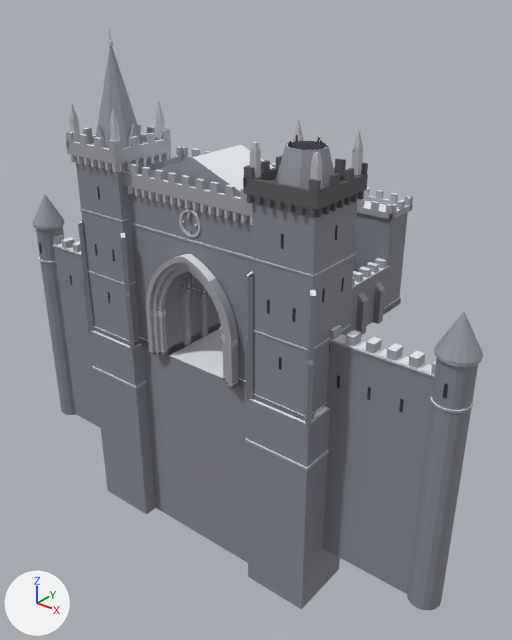
The FBX model Assets/Icaro/Models/Picos/PonteDoReino/AR_Portal_Barbaca.fbx: old version first, new version second.
The view is the same before and after, from a camera (50 mm lens) standing at (77.4, -79.8, 62.3) and looking at (-1.0, 18.2, 1.6). Arrows for +X, +Y and +Z are at lower left; the lights stay in place. The first picture is the older version. Vertices at exactly the same position are counted once.

The first picture shows 'AR_Portal_Barbaca'.
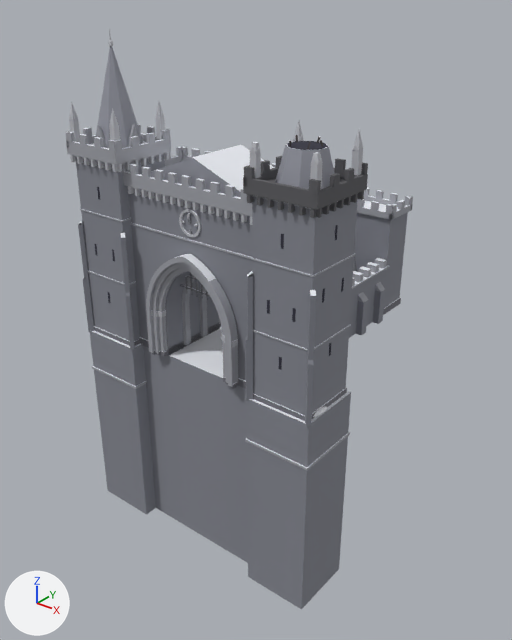
Changed parts and their boxes (x1, y1, x2, y2) in the pictures (512 x 640 px):
'AR_Portal_Barbaca', reshaped (23% narrower): before (32, 29, 484, 611); after (65, 29, 413, 610)
part 1 of me_ar_portal_barbaca, deleted: before (32, 194, 484, 611)

The change, as a list of edits to the scene's bpy script:
```text
Change me_ar_portal_barbaca:
    used by ob_ar_portal_barbaca; location = (0.0, 0.0, 0.0)
    remove me_ar_portal_barbaca.from_pydata(...)  # 7594 vertices, 6317 faces; spans x -48.8..48.8, y -3.1..48.1, z -40.0..54.5
    add me_ar_portal_barbaca.from_pydata(...)  # 7146 vertices, 6029 faces; spans x -26.6..26.6, y -3.1..48.1, z -40.0..54.5
    me_ar_portal_barbaca part 1: 32 loose pieces with 448 vertices, spanning x -48.8..48.8, y 1.2..7.8, z -30.0..22.0, are deleted
    other edits to the shape of me_ar_portal_barbaca do not show in these pictures
```
